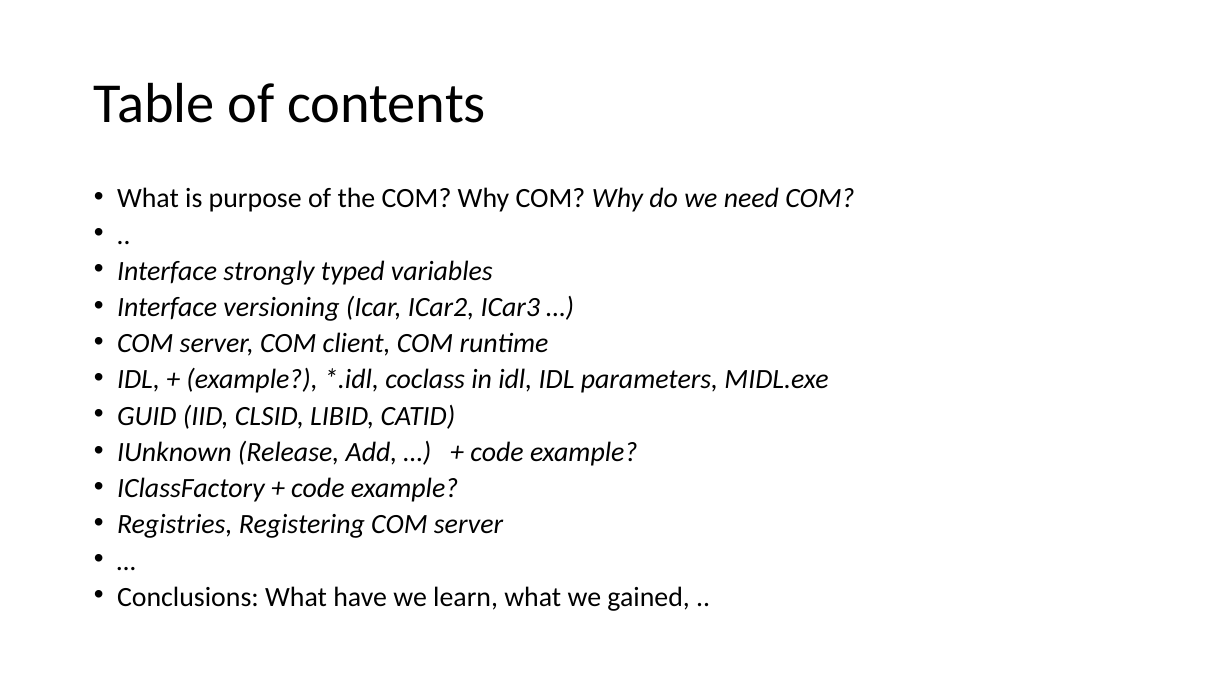
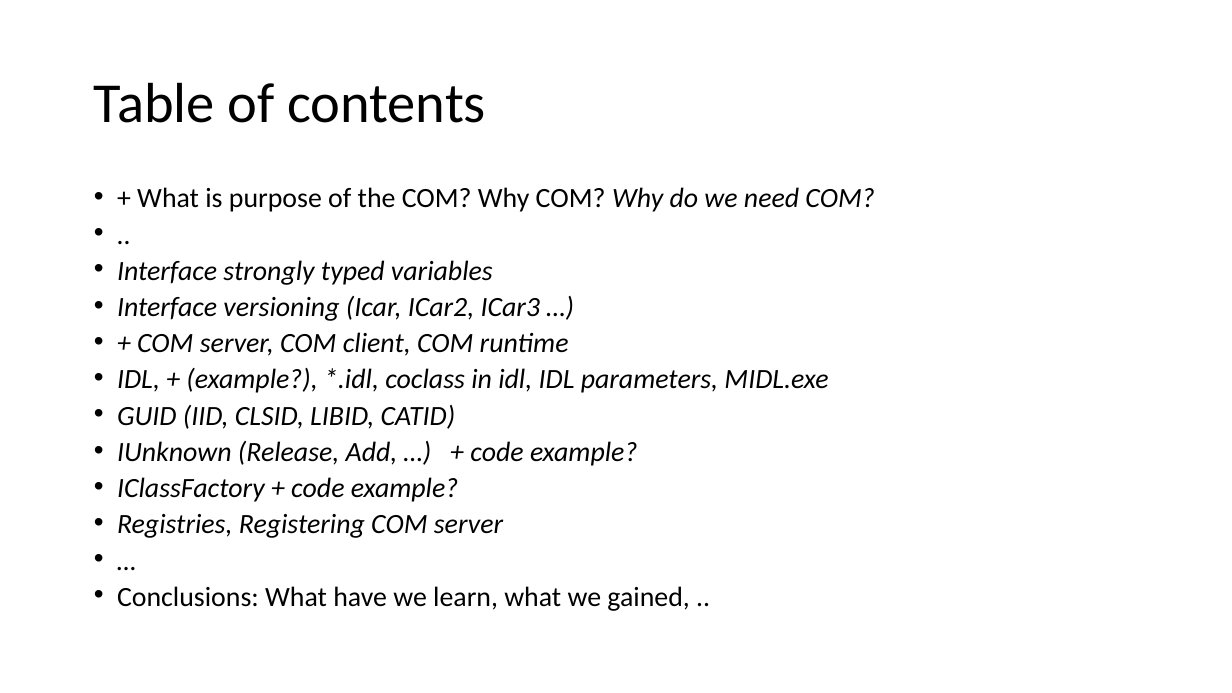
Before and after one commit to rojac07/COM, a slide deck: slide 2 of Chapter2/Anatomy of COM server.pptx. Drawn at 1232x693 pixels with LibreOffice and Linux fonts; fonts in the diff are those of the drawing. Boxes give left, top, right and bottom in pixels: in the first picture for what was removed or moved away, otherwise in the second. Text is boxed around its words. In the diff, an @@ line names an element or a change of style, - is before the commit and + after.

Commit message:
Updated slides

```diff
--- a/Chapter2/Anatomy of COM server.pptx
+++ b/Chapter2/Anatomy of COM server.pptx
@@ text at [137, 187, 874, 212]: text changed @@
-• What is purpose of the COM? Why COM? Why do we need COM?
+• + What is purpose of the COM? Why COM? Why do we need COM?
@@ text at [137, 332, 569, 356]: text changed @@
-• COM server, COM client, COM runtime
+• + COM server, COM client, COM runtime
```
Also in this commit, not shown: 7 slides added.
